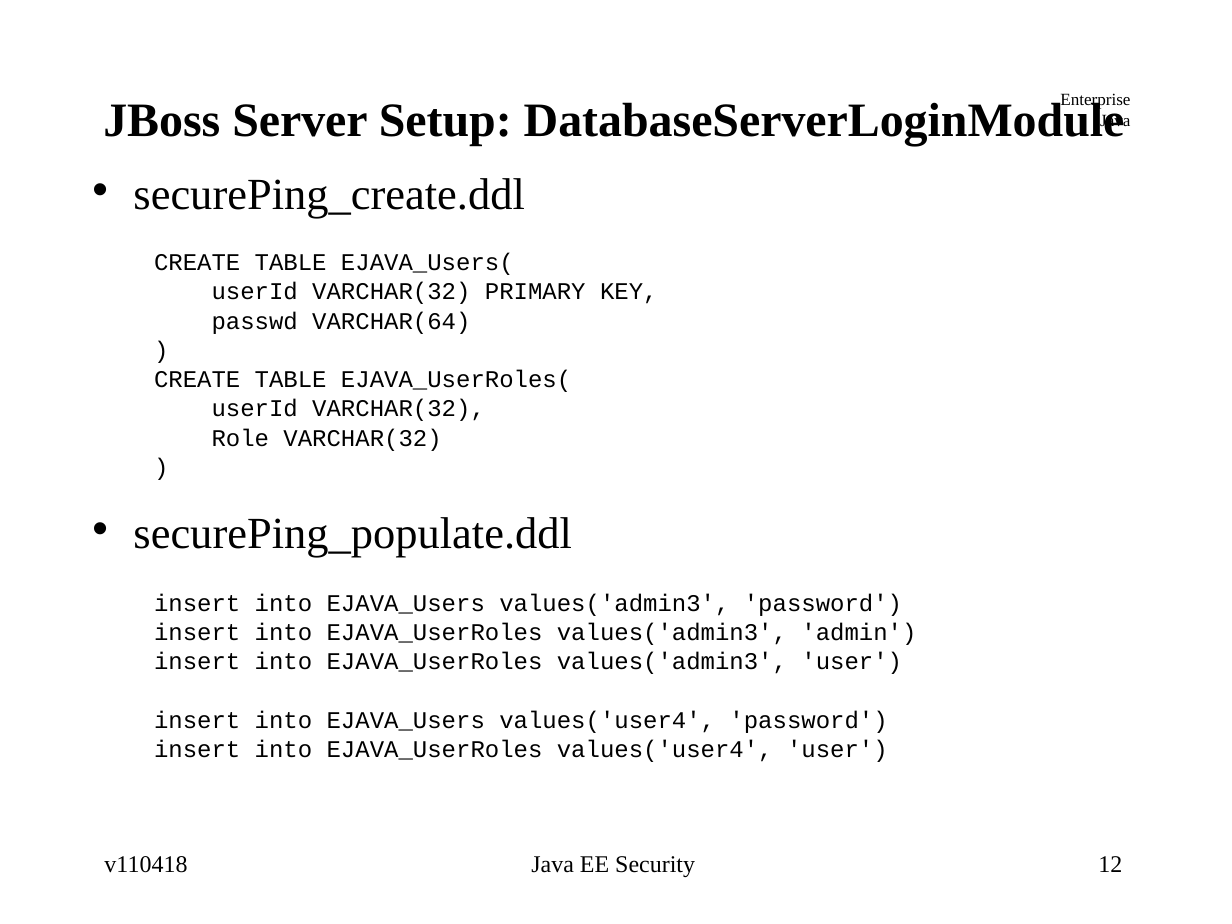
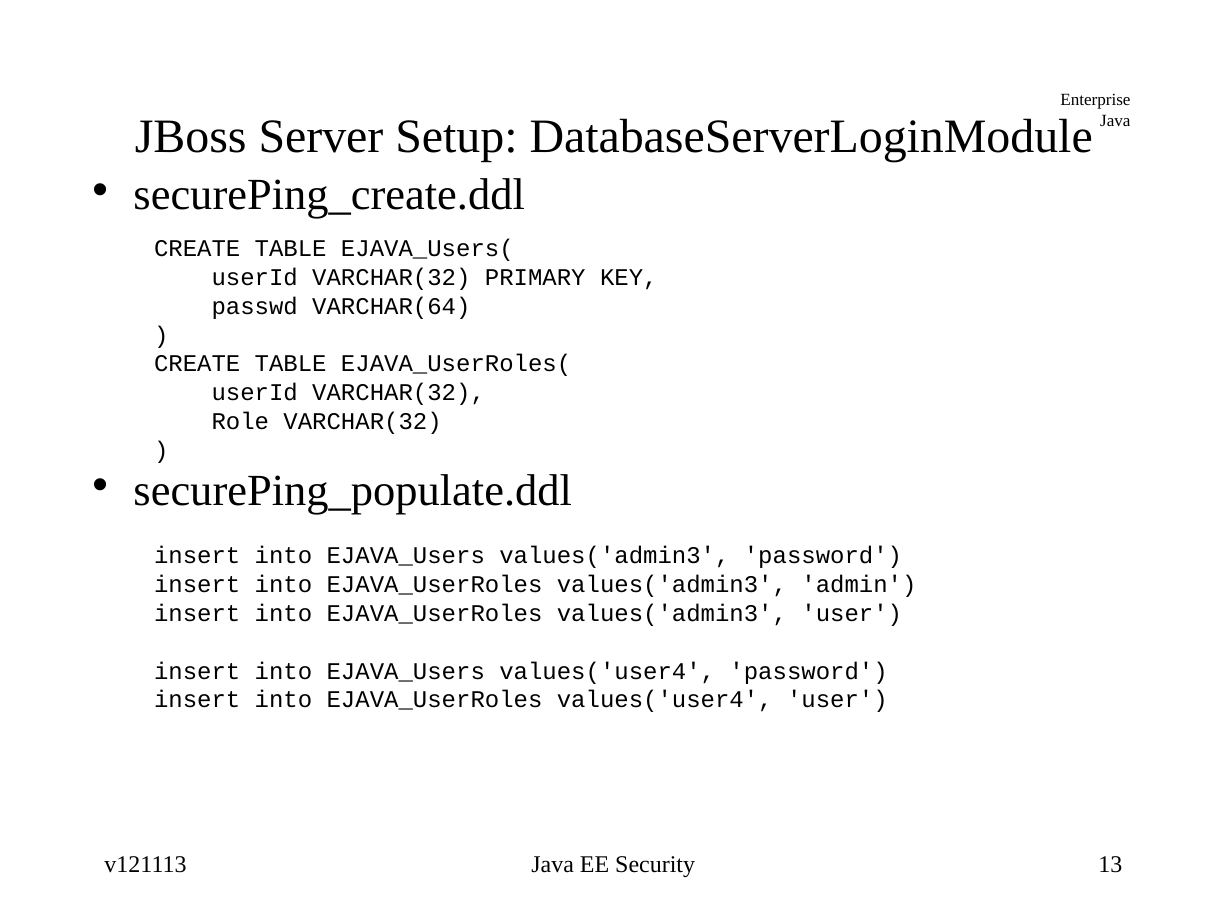
Before and after one commit to jcstaff/ejava-javaee, a slide deck: slide 13 of securePing/src/site/resources/lectures/javaeeSecurity.ppt (slide 12 before the commit). Drawn at 1232x924 pixels with LibreOffice and Linux fonts; fonts in the diff are those of the drawing. Boxes give left, top, right and bottom in pixels: in the first picture for what was removed or moved away, otherwise in the second. Text is boxed around its words. In the diff, an @@ line names an element or a change of style, - is before the commit and + after.

Commit message:
updated security PPT to jboss7

```diff
--- a/securePing/src/site/resources/lectures/javaeeSecurity.ppt
+++ b/securePing/src/site/resources/lectures/javaeeSecurity.ppt
@@ title "JBoss Server Setup: DatabaseServerLoginModule" at (x1=135, y1=118, x2=1093, y2=162): bold off; line spacing 0.19 to 1 @@
@@ text "securePing_create.ddl" at (x1=133, y1=178, x2=916, y2=712): less space between paragraphs; line spacing 0.6 to 1 @@
@@ text at (x1=104, y1=856, x2=186, y2=873): text changed @@
-v110418
+v121113
@@ page number at (x1=1098, y1=856, x2=1122, y2=873): text changed @@
-12
+13
```
Also in this commit, not shown: 32 other slides changed, 6 slides added, 14 slides removed.
